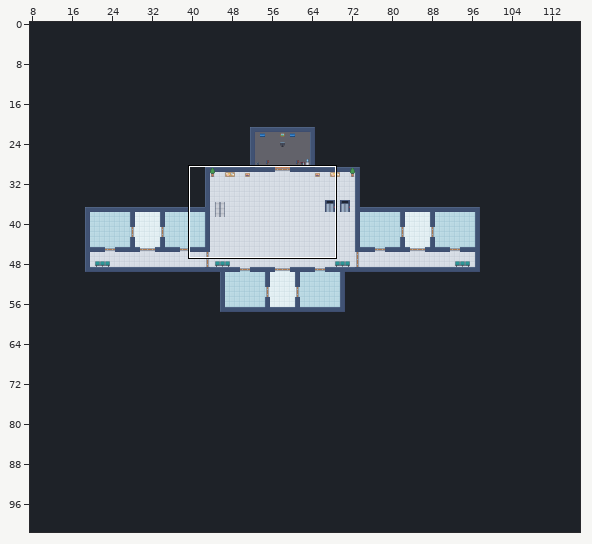
Tiled map (JSON) -- hospital2d/maps/floor2.tmj. Above: a wide view before the commit, with the close-up outlined.
Close-up. Earlier state:
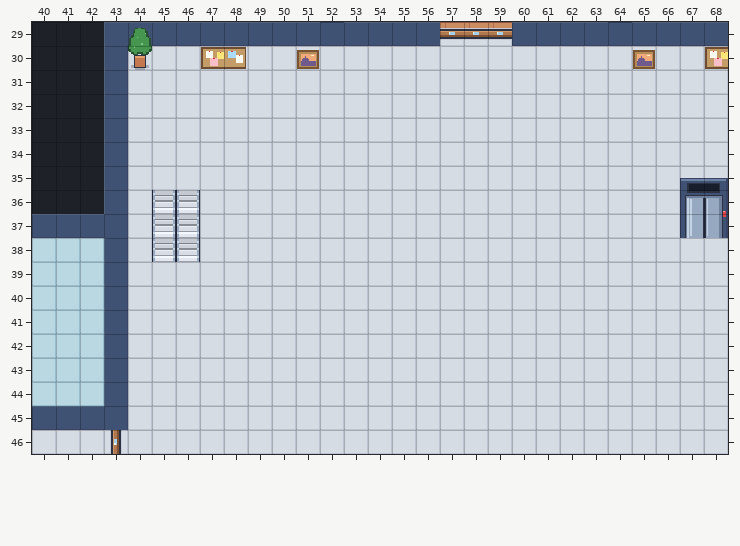
Cells are 16x16 px. Shown: x 40..68, y 29..46. The commit also changed other parts of the map, which this record leaves out.
The result:
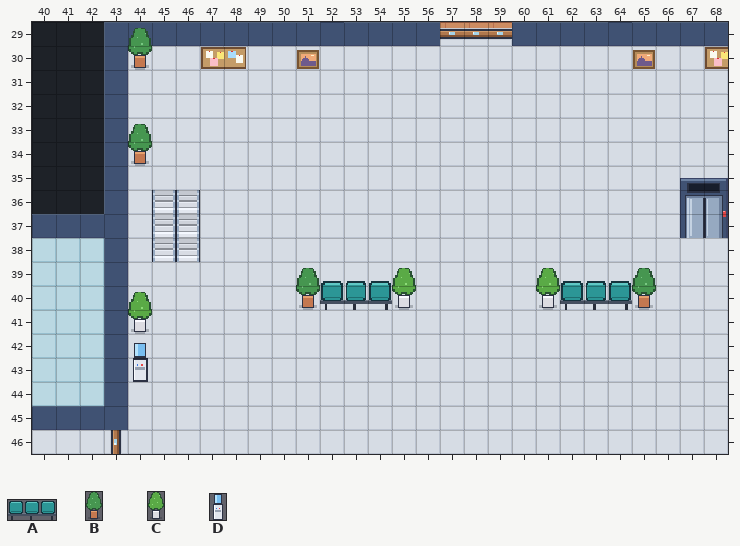
Key: from "hospital": A 7 "bench_up", B 8 "big_plant_0", C 9 "big_plant_1", D 85 "water_cooler".
Objects are placed by their top-left corner, in cells (3,4 is the top-left corner of cell 3,4); size is 1x1 cell unless given.
Changes in this commit:
--- layer "furniture"
+B "big_plant_0" at 44,33.2 size 1x1.8
+B "big_plant_0" at 51,39.2 size 1x1.8
+A "bench_up" at 52,39.8 size 3x1.2
+C "big_plant_1" at 55,39.2 size 1x1.8
+B "big_plant_0" at 65,39.2 size 1x1.8
+A "bench_up" at 62,39.8 size 3x1.2
+C "big_plant_1" at 61,39.2 size 1x1.8
+C "big_plant_1" at 44,40.2 size 1x1.8
+D "water_cooler" at 44,42.4 size 1x1.6
